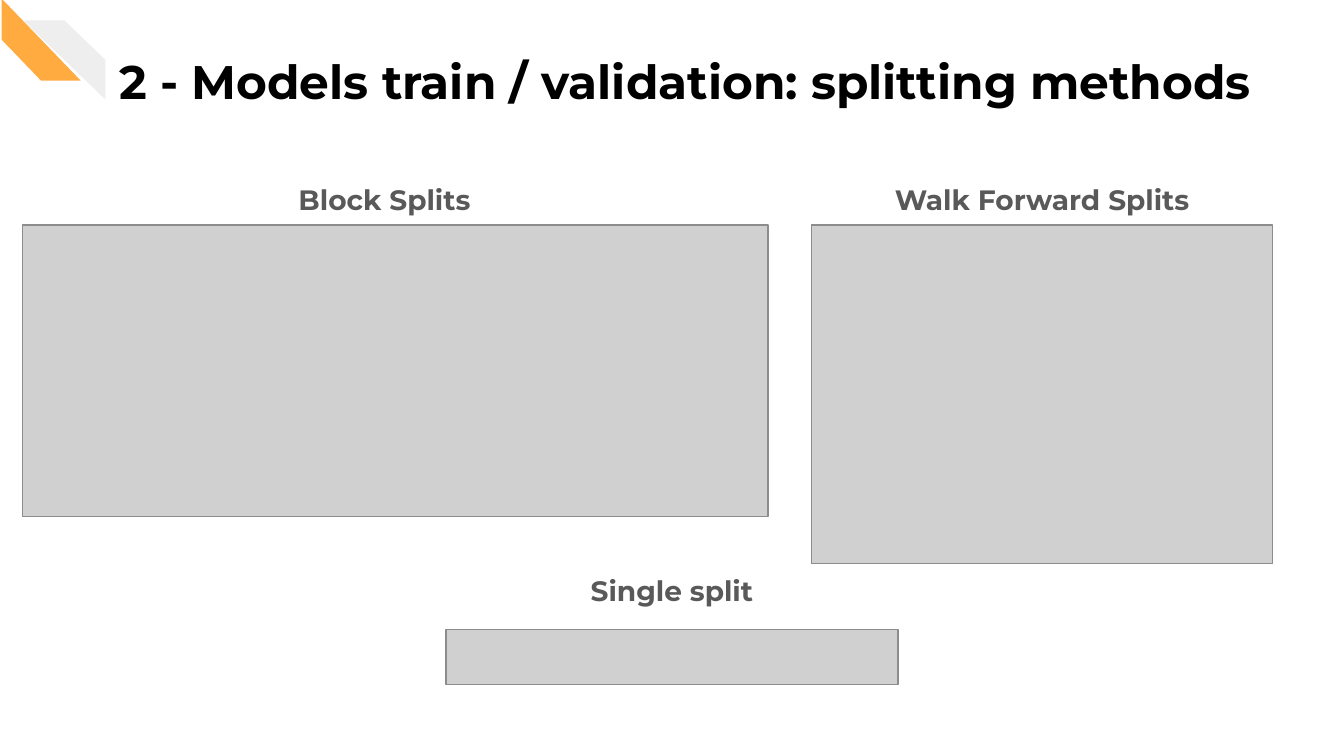
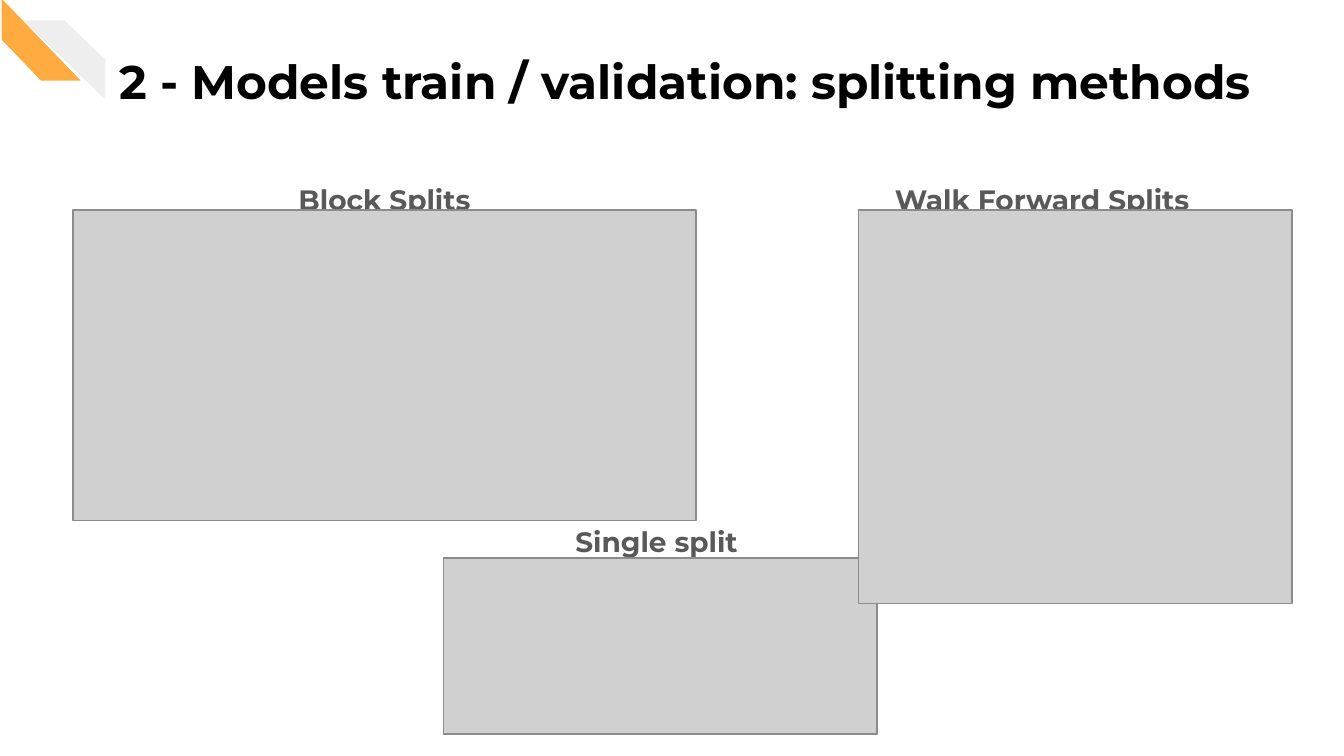
Before and after one commit to CorsiDanilo/bitcoin-price-prediction-with-pyspark, a slide deck: slide 15 of presentation/presentation.pptx. Drawn at 1344x756 pixels with LibreOffice and Linux fonts; fonts in the diff are those of the drawing; grey boxes stand for pictures. Boxes give left, top, right and bottom in pixels: in the first picture for what was removed or moved away, otherwise in the second. Text is boxed around its words. In the diff, an @@ line names an element or a change of style, - is before the commit and + after.

```diff
--- a/presentation/presentation.pptx
+++ b/presentation/presentation.pptx
@@ picture: place and size @@
-picture at bbox=[23, 224, 769, 516]
+picture at bbox=[73, 210, 695, 520]
@@ picture: place and size @@
-picture at bbox=[812, 224, 1273, 563]
+picture at bbox=[859, 210, 1293, 603]
@@ text "Single split": place and size @@
-text "Single split" at bbox=[591, 579, 753, 607]
+text "Single split" at bbox=[575, 530, 738, 560]
@@ picture added at bbox=[444, 558, 878, 734] @@
@@ picture removed at bbox=[446, 629, 898, 684] @@
```
Also in this commit, not shown: 12 other slides changed, 3 slides added, 9 other files.
